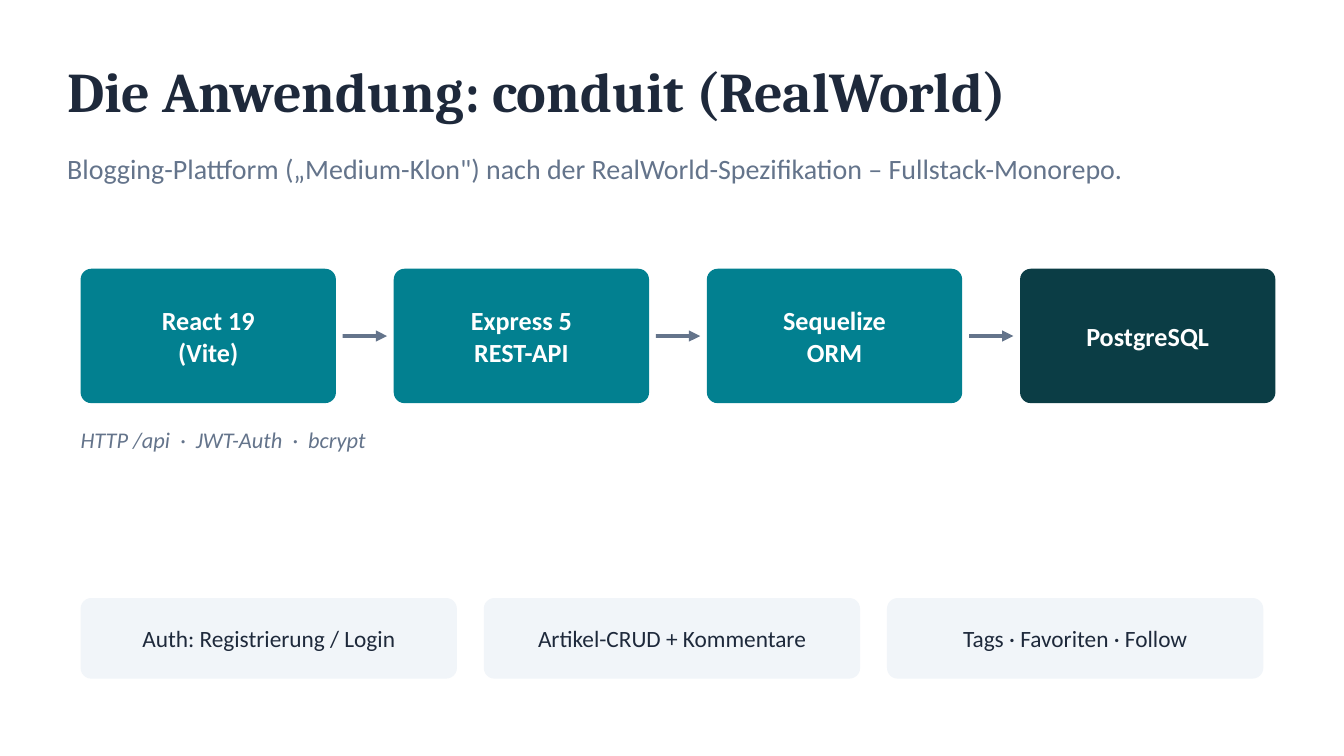
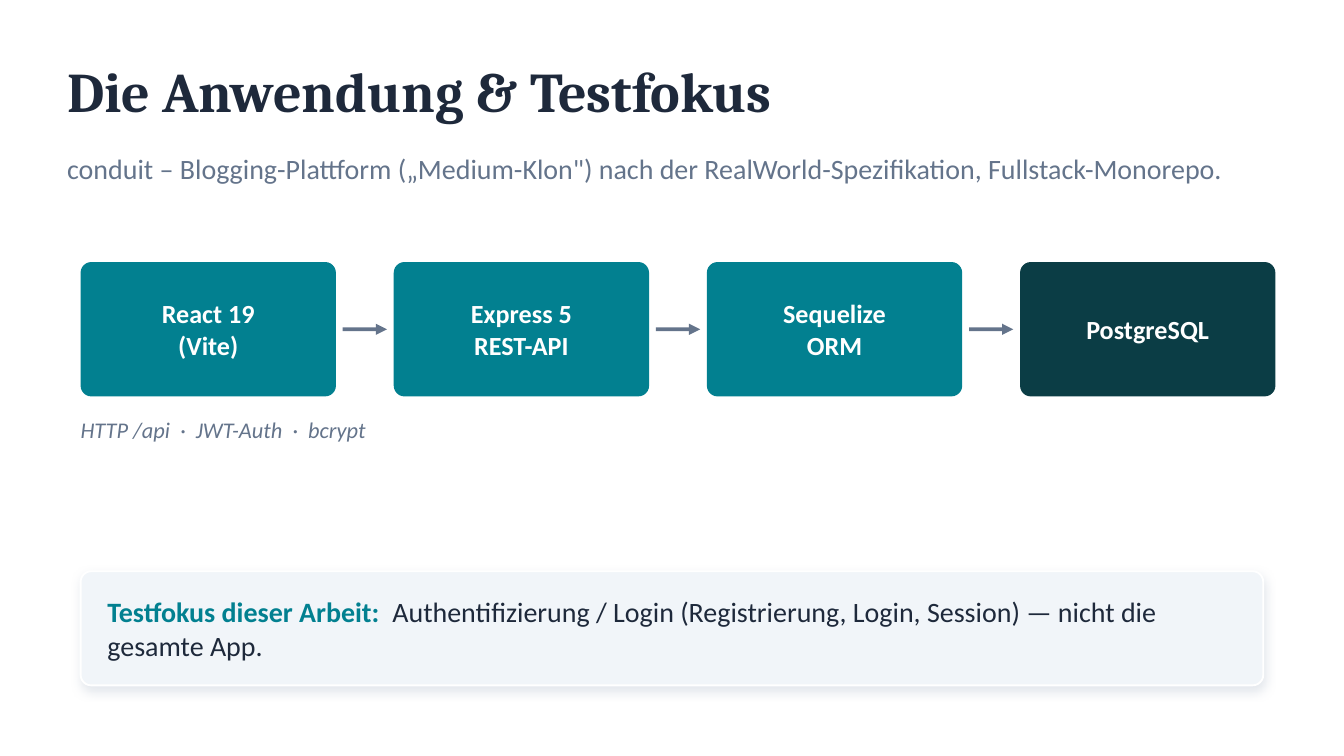
Before and after one commit to Lolo169169/wat4-2026ss-bb-zauner-seybold, a slide deck: slide 3 of PRESENTATION.pptx. Drawn at 1344x756 pixels with LibreOffice and Linux fonts; fonts in the diff are those of the drawing. Boxes give left, top, right and bottom in pixels: in the first picture for what was removed or moved away, otherwise in the second. Text is boxed around its words. In the diff, an @@ line names an element or a change of style, - is before the commit and + after.

Commit message:
refactoring - downsizing the tests. Focus on auth

```diff
--- a/PRESENTATION.pptx
+++ b/PRESENTATION.pptx
@@ text at (x1=67, y1=72, x2=771, y2=125): text changed @@
-Die Anwendung: conduit (RealWorld)
+Die Anwendung & Testfokus
@@ text at (x1=67, y1=159, x2=1221, y2=184): text changed @@
-Blogging-Plattform („Medium-Klon") nach der RealWorld-Spezifikation – Fullstack-Monorepo.
+conduit – Blogging-Plattform („Medium-Klon") nach der RealWorld-Spezifikation, Fullstack-Monorepo.
@@ 4 texts, 4 rounded rectangles, 3 arrows moved together from (x1=81, y1=269, x2=1275, y2=403) to (x1=81, y1=262, x2=1275, y2=396) @@
@@ text "HTTP /api · JWT-Auth · ..." moved from (x1=81, y1=432, x2=365, y2=452) to (x1=81, y1=422, x2=365, y2=442) @@
@@ rounded rectangle resized from (x1=81, y1=598, x2=457, y2=679) to (x1=81, y1=571, x2=1263, y2=685) @@
@@ rounded rectangle at (x1=81, y1=571, x2=1263, y2=685): outline none to #FFFFFF 1 pt; shadow on; proportions changed @@
@@ rounded rectangle removed at (x1=484, y1=598, x2=860, y2=679) @@
@@ rounded rectangle removed at (x1=887, y1=598, x2=1263, y2=679) @@
@@ text at (x1=107, y1=602, x2=1156, y2=661): text changed; size 12.5 to 15 pt @@
-Auth: Registrierung / Login
+Testfokus dieser Arbeit: Authentifizierung / Login (Registrierung, Login, Session) — nicht die gesamte App.
@@ text removed at (x1=538, y1=630, x2=806, y2=647) @@
-Artikel-CRUD + Kommentare
@@ text removed at (x1=963, y1=630, x2=1187, y2=651) @@
-Tags · Favoriten · Follow
```
Also in this commit, not shown: 9 other slides changed, 22 other files.
